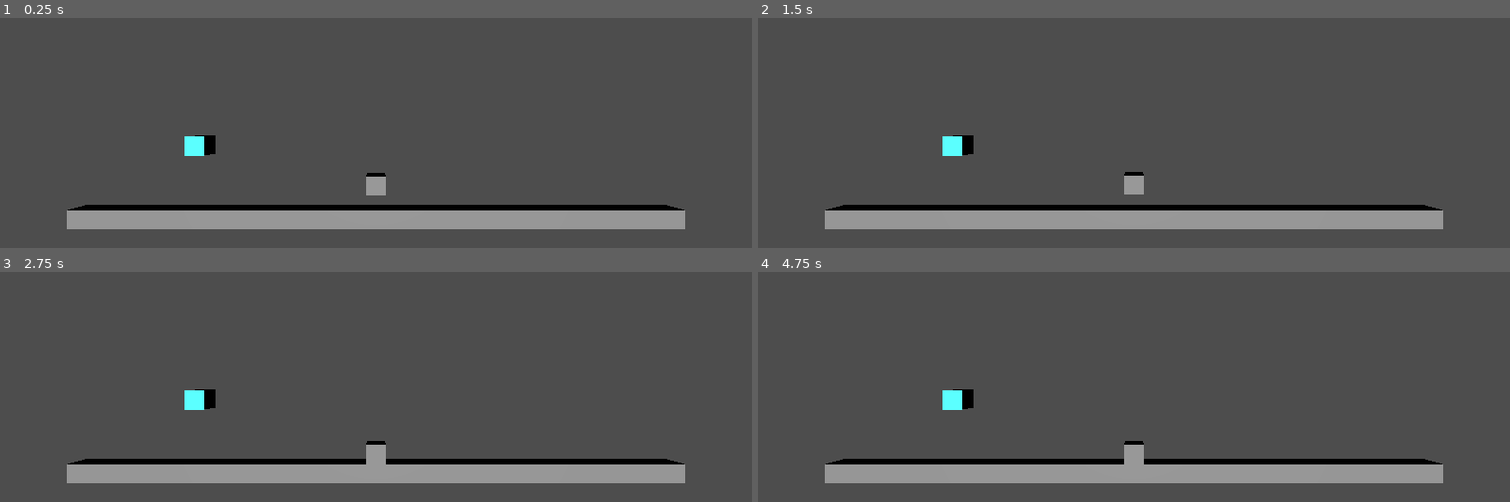
Above: before the commit, frames 1-4 (two rows, left to right).
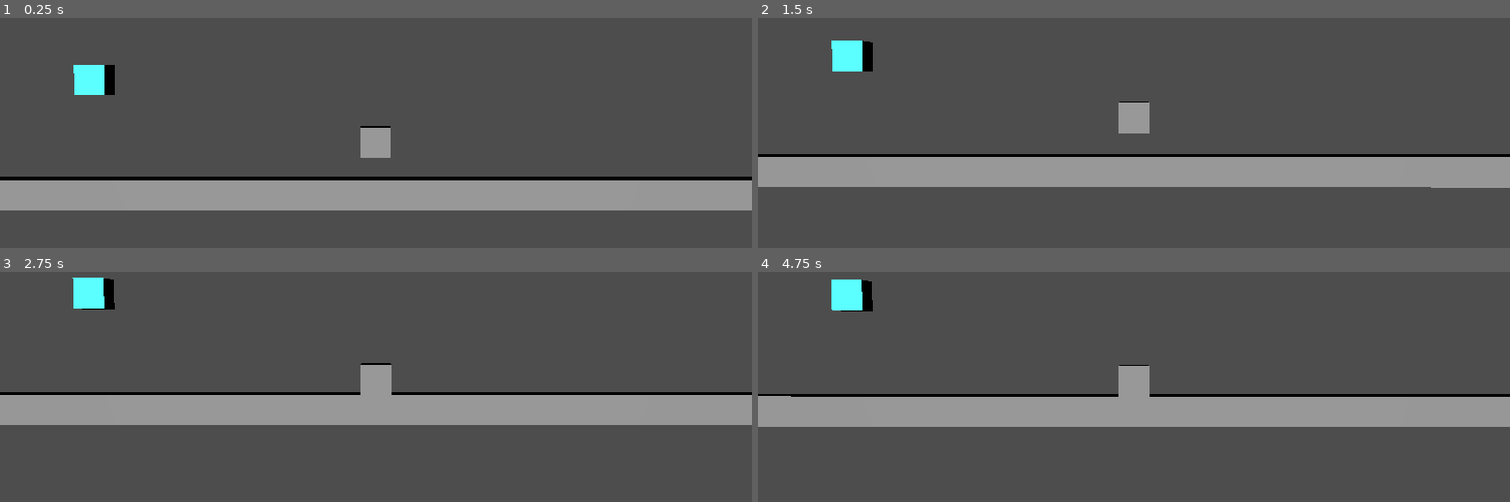
Above: after the commit, the same moments.

Repository: mohammedzero43/ZEMJAM-GAME
Game: Godot game, scene res://protoscene.tscn
Same seed, same stepped clock (60 frames per second), same inputs: the game is played once before the commit and once after it. Before the commit the project starts from res://node_3d.tscn.
Inputs:
- Up to frame 1 (0.25 s): no input
- Up to frame 2 (1.5 s): tap Enter at 1.25 s
- Up to frame 3 (2.75 s): no input
- Up to frame 4 (4.75 s): no input

The runs differ from the first frame. In frame 1, 23% of the frame differs, in the area x 0-100%, y 20-92%; in frame 2, 25%, in the area x 0-100%, y 9-92%; in frame 3, 24%; in frame 4, 24%.

Commit message:
Camera system

Diff:
--- a/Godot/project.godot
+++ b/Godot/project.godot
@@ -11,7 +11,7 @@
 [application]
 
 config/name="InTimeDelivery"
-run/main_scene="res://node_3d.tscn"
+run/main_scene="res://protoscene.tscn"
 config/features=PackedStringArray("4.0", "Forward Plus")
 config/icon="res://icon.svg"
 
--- a/Godot/node_3d.tscn
+++ b/Godot/protoscene.tscn
@@ -1,6 +1,7 @@
-[gd_scene load_steps=5 format=3 uid="uid://8c3o4hr64ycf"]
+[gd_scene load_steps=7 format=3 uid="uid://8c3o4hr64ycf"]
 
-[sub_resource type="GDScript" id="GDScript_ouau8"]
+[sub_resource type="GDScript" id="GDScript_frflm"]
+resource_name = "playercontroller"
 script/source = "extends CharacterBody3D
 
 
@@ -40,7 +41,26 @@
 
 [sub_resource type="BoxShape3D" id="BoxShape3D_cuwj4"]
 
-[sub_resource type="GDScript" id="GDScript_j75nq"]
+[sub_resource type="GDScript" id="GDScript_xi5yg"]
+resource_name = "cameramanager"
+script/source = "extends Camera3D
+
+
+# Called when the node enters the scene tree for the first time.
+func _ready():
+	pass # Replace with function body.
+
+
+# Called every frame. 'delta' is the elapsed time since the previous frame.
+func _process(delta):
+	global_position = lerp(global_position,Globals.player.get_node(\"CameraOffset\").global_position,0.03)
+	var tmp_rotation = global_rotation
+	look_at(Globals.player.global_position,Vector3.UP)
+	global_rotation = global_rotation.slerp(tmp_rotation,0.9)
+"
+
+[sub_resource type="GDScript" id="GDScript_37ey4"]
+resource_name = "ghostcontroller"
 script/source = "extends Node3D
 
 
@@ -117,29 +137,52 @@
 [sub_resource type="StandardMaterial3D" id="StandardMaterial3D_x4iti"]
 albedo_color = Color(0.337255, 1, 1, 1)
 
+[sub_resource type="GDScript" id="GDScript_e4yw6"]
+resource_name = "timemanager"
+script/source = "extends Node
+
+
+# Called when the node enters the scene tree for the first time.
+func _ready():
+	pass # Replace with function body.
+
+
+# Called every frame. 'delta' is the elapsed time since the previous frame.
+func _process(delta):
+	pass
+"
+
 [node name="Node3D" type="Node3D"]
 
 [node name="player" type="CharacterBody3D" parent="."]
 transform = Transform3D(1, 0, 0, 0, 1, 0, 0, 0, 1, 0, 2.08169, 0)
-script = SubResource("GDScript_ouau8")
+script = SubResource("GDScript_frflm")
 
 [node name="CollisionShape3D" type="CollisionShape3D" parent="player"]
 shape = SubResource("BoxShape3D_cuwj4")
 
 [node name="CSGBox3D" type="CSGBox3D" parent="player"]
 
+[node name="CameraOffset" type="Marker3D" parent="player"]
+transform = Transform3D(1, 0, 0, 0, 1, 0, 0, 0, 1, 0.0699301, 1.71543, 26.389)
+
 [node name="CSGBox3D" type="CSGBox3D" parent="."]
 use_collision = true
 size = Vector3(32, 1, 1)
 
 [node name="Camera3D" type="Camera3D" parent="."]
-transform = Transform3D(1, 0, 0, 0, 1, 0, 0, 0, 1, 0, 4.84548, 14.7457)
+transform = Transform3D(1, 0, 0, 0, 1, 0, 0, 0, 1, 0.0699301, 3.79712, 26.389)
+fov = 30.0
+script = SubResource("GDScript_xi5yg")
 
 [node name="DirectionalLight3D" type="DirectionalLight3D" parent="."]
 
 [node name="Ghost" type="Node3D" parent="."]
 transform = Transform3D(1, 0, 0, 0, 1, 0, 0, 0, 1, -9.39061, 3.83217, 0)
-script = SubResource("GDScript_j75nq")
+script = SubResource("GDScript_37ey4")
 
 [node name="ghost" type="CSGBox3D" parent="Ghost"]
 material_override = SubResource("StandardMaterial3D_x4iti")
+
+[node name="TimeManager" type="Node" parent="."]
+script = SubResource("GDScript_e4yw6")
